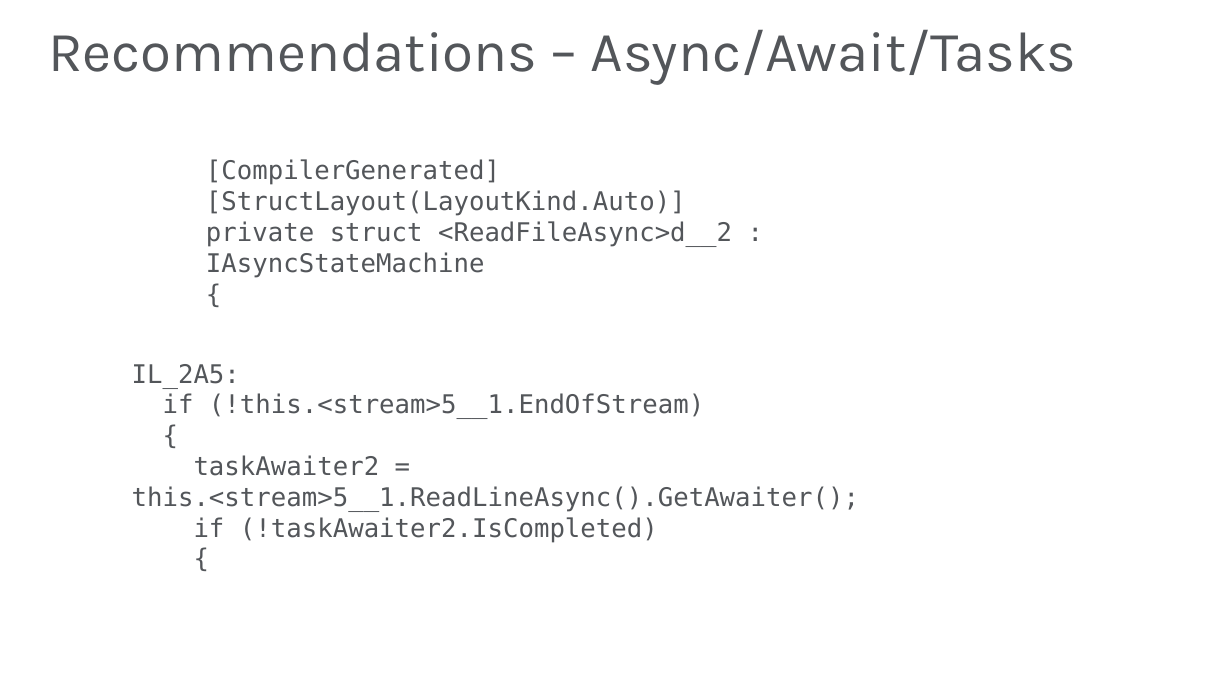
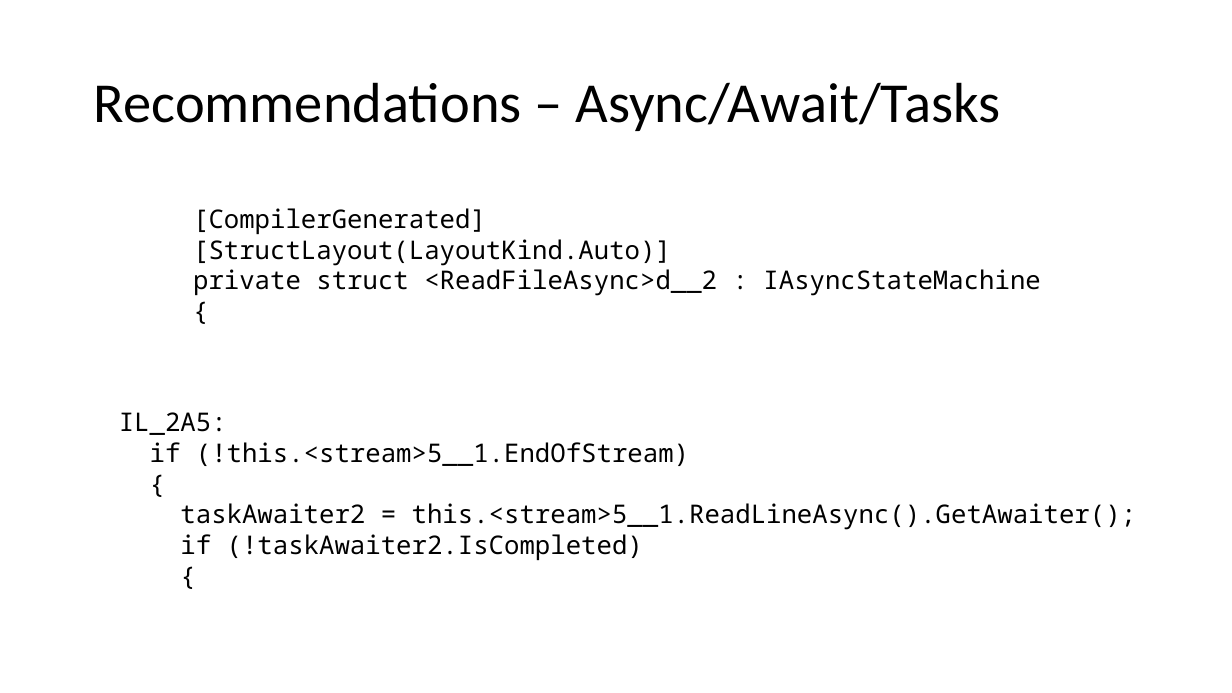
Before and after one commit to JasonBock/Presentations, a slide deck: slide 32 of Concurrent Programming in .NET.pptx. Drawn at 1232x693 pixels with LibreOffice and Linux fonts; fonts in the diff are those of the drawing; background and template pictures are left out. Boxes give left, top, right and bottom in pixels: in the first picture for what was removed or moved away, otherwise in the second. Text is boxed around its words. In the diff, an @@ line names an element or a change of style, - is before the commit and + after.

```diff
--- a/Concurrent Programming in .NET.pptx
+++ b/Concurrent Programming in .NET.pptx
@@ title "Recommendations – Async/Await/Tasks": place and size @@
-title "Recommendations – Async/Await/Tasks" at box(48, 29, 1077, 85)
+title "Recommendations – Async/Await/Tasks" at box(94, 82, 1000, 131)
@@ title "Recommendations – Async/Await/Tasks" at box(94, 82, 1000, 131): font Karla to Calibri, text colour #53565A to #000000 @@
@@ text "[CompilerGenerated]": place and size @@
-text "[CompilerGenerated]" at box(206, 159, 732, 278)
+text "[CompilerGenerated]" at box(193, 208, 1040, 296)
@@ text "[CompilerGenerated]" at box(193, 208, 1040, 296): font DejaVu Sans Mono to Noto Sans Mono, text colour #53565A to #000000 @@
@@ text "IL_2A5:" at box(119, 412, 1136, 560): font DejaVu Sans Mono to Noto Sans Mono, text colour #53565A to #000000 @@
@@ text "IL_2A5:": place and size @@
-text "IL_2A5:" at box(132, 364, 859, 542)
+text "IL_2A5:" at box(119, 412, 1136, 560)
```
Also in this commit, not shown: 51 other slides changed, 3 slides added, 4 slides removed.
